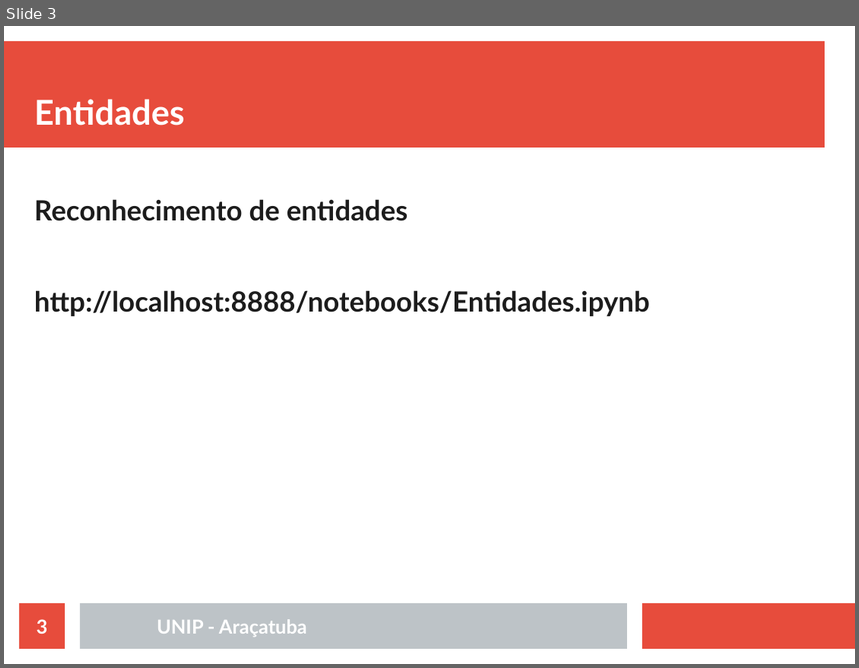
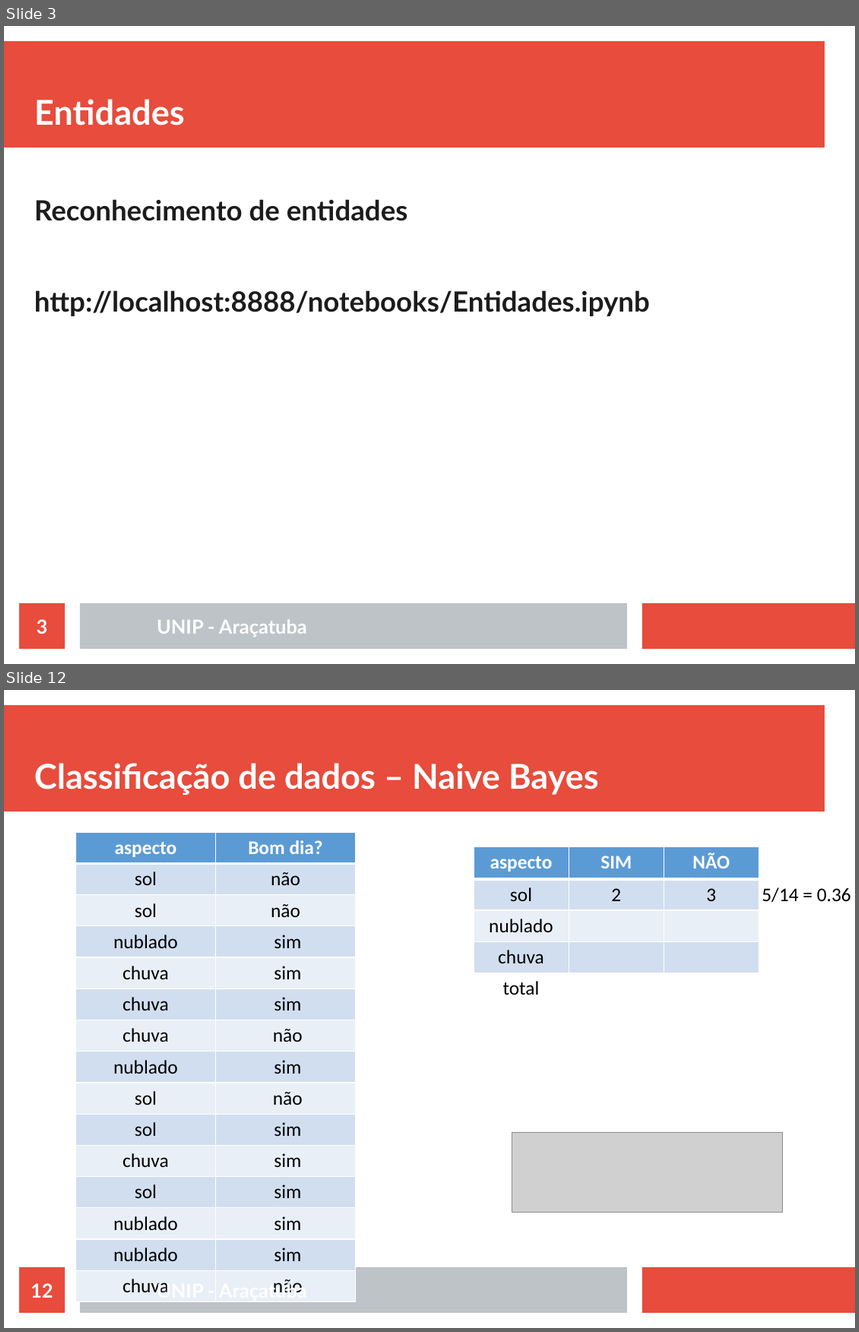
Before and after one commit to rafaelstojoao/pos-unip, a slide deck: [2020][modulo][Processamento_Linguagem_Natural]/[aula]02[classificacao].odp. Shown one above the other, each under a label of ours: slide 3 before the commit, slides 3 and 12 after it; the slides between them are not shown. The pictures are 859x668 and 859x1332 pixels, drawn with LibreOffice and Linux fonts; fonts in the diff are those of the drawing; grey boxes stand for pictures. Boxes give left, top, right and bottom in pixels: in the first picture for what was removed or moved away, otherwise in the second. Text is boxed around its words. In the diff, an @@ line names an element or a change of style, - is before the commit and + after.

```diff
--- a/[2020][modulo][Processamento_Linguagem_Natural]/[aula]02[classificacao].odp
+++ b/[2020][modulo][Processamento_Linguagem_Natural]/[aula]02[classificacao].odp
@@ slide 12 added at (x1=4, y1=690, x2=855, y2=1328), background #FFFFFF; not listed: 3 template elements that a slide beside it also shows @@
@@ title added at (x1=34, y1=763, x2=599, y2=795), 32 pt, text #FFFFFF, bold @@
+Classificação de dados – Naive Bayes
@@ table added at (x1=76, y1=832, x2=355, y2=1296), 15 rows, 2 columns @@
+aspecto | Bom dia?
+sol | não
+sol | não
+nublado | sim
+chuva | sim
+chuva | sim
+chuva | não
+nublado | sim
+sol | não
+sol | sim
+chuva | sim
+sol | sim
+nublado | sim
+nublado | sim
+chuva | não
@@ table added at (x1=474, y1=847, x2=854, y2=1008), 6 rows, 4 columns @@
+aspecto | SIM | NÃO | 
+sol | 2 | 3 | 5/14 = 0.36
+nublado |  |  | 
+chuva |  |  | 
+total |  |  | 
+ |  |  | 
@@ picture added at (x1=512, y1=1133, x2=782, y2=1213) @@
@@ page number added at (x1=19, y1=1268, x2=65, y2=1313), fill #E74C3C, 18 pt, text #FFFFFF, bold @@
+12
@@ text added at (x1=157, y1=1281, x2=307, y2=1293), 18 pt, text #FFFFFF, bold @@
+UNIP - Araçatuba
```
Also in this commit, not shown: 3 slides changed, 24 other slides added, 4 slides removed, 46 other files.
